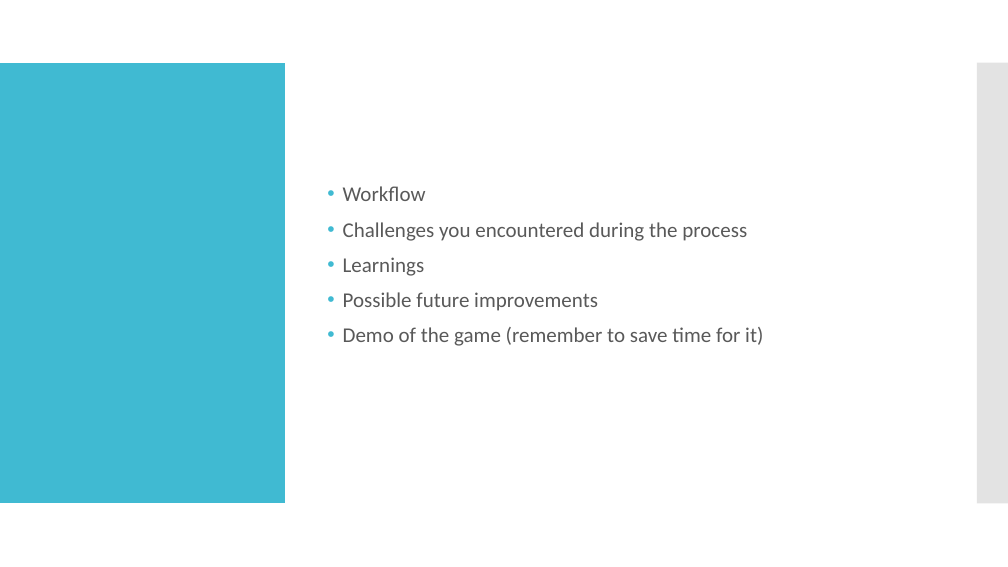
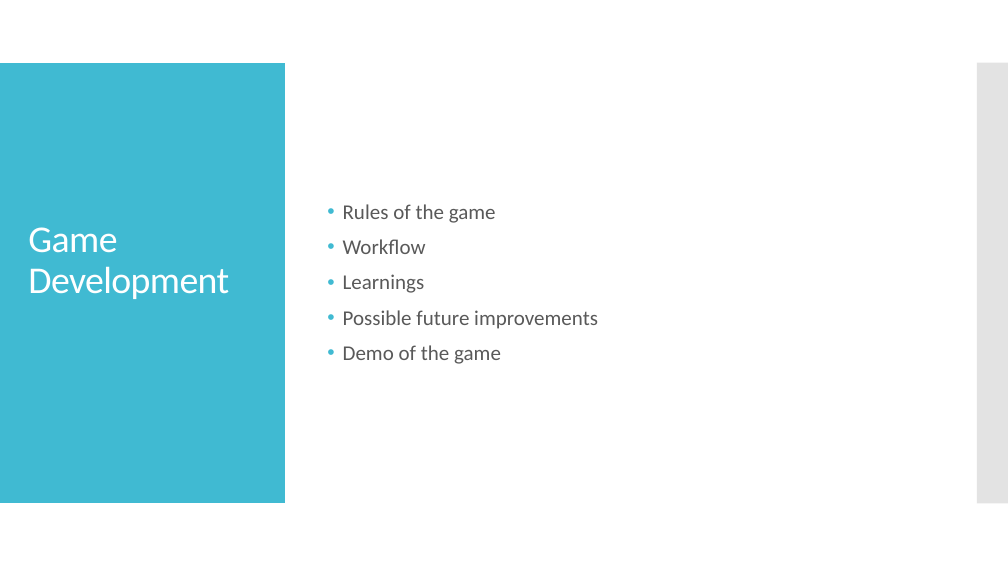
Before and after one commit to paoloironhack/Project-Week-1-Build-Your-Own-Game, a slide deck: slide 2 of your-project/Memory Game_Data Analytics Project1_Sreelatha.odp. Drawn at 1008x567 pixels with LibreOffice and Linux fonts; fonts in the diff are those of the drawing. Boxes give left, top, right and bottom in pixels: in the first picture for what was removed or moved away, otherwise in the second. Text is boxed around its words. In the diff, an @@ line names an element or a change of style, - is before the commit and + after.

```diff
--- a/your-project/Memory Game_Data Analytics Project1_Sreelatha.odp
+++ b/your-project/Memory Game_Data Analytics Project1_Sreelatha.odp
@@ text at [343, 204, 496, 223]: paragraph added @@
+• Rules of the game
@@ title added at [28, 227, 229, 299], 36 pt, text #FFFFFF @@
+Game Development
@@ text at [343, 222, 747, 241]: paragraph removed @@
-• Challenges you encountered during the process
@@ text at [343, 345, 501, 364]: text changed @@
-• Demo of the game (remember to save time for it)
+• Demo of the game
```
Also in this commit, not shown: 2 other slides changed, 1 slide added, 2 slides removed, 1 other file.
